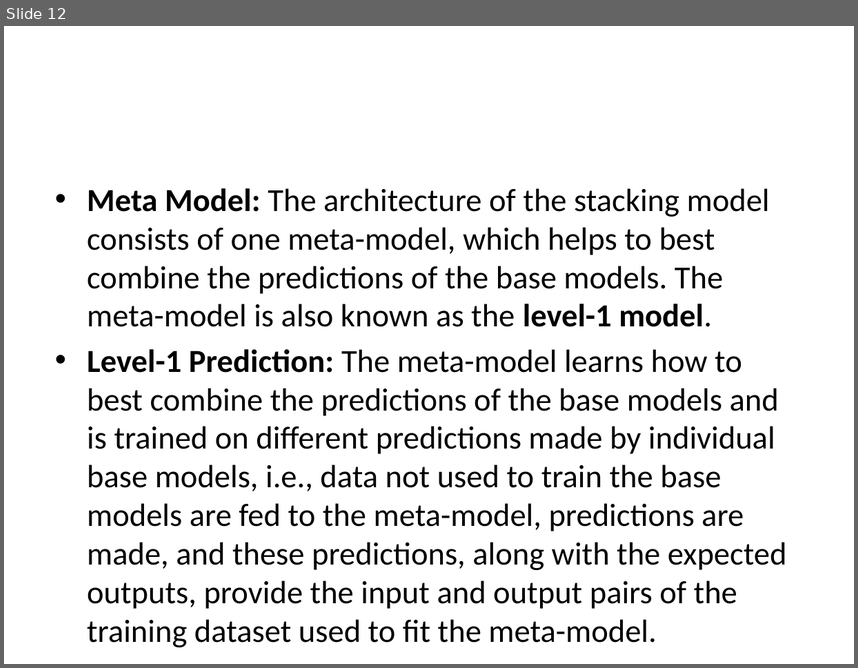
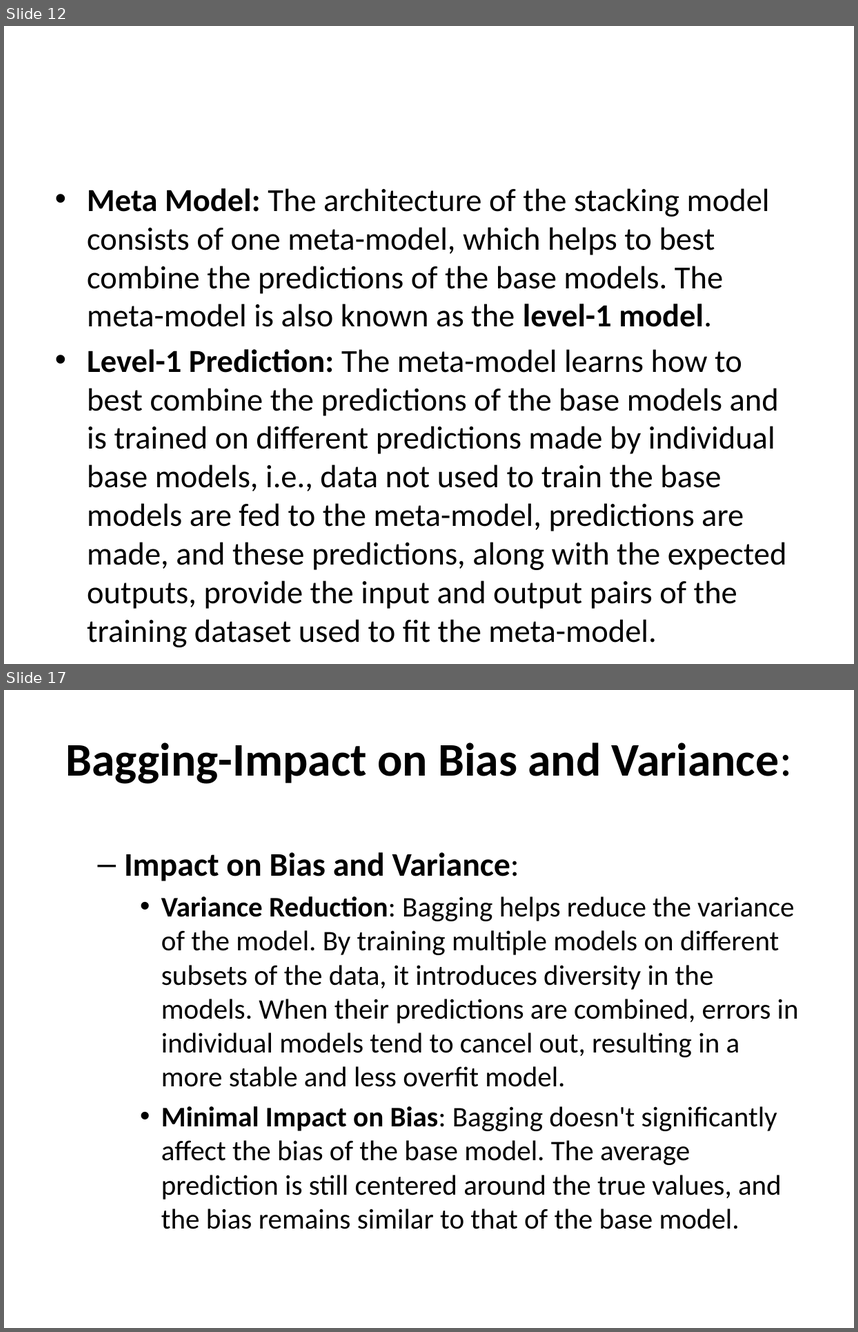
Before and after one commit to devipriyak/Machine-Learning-AI_ML-21-BAtch-V-sem, a slide deck: Ensemble Learning.pptx. Shown one above the other, each under a label of ours: slide 12 before the commit, slides 12 and 17 after it; the slides between them are not shown. The pictures are 858x668 and 858x1332 pixels, drawn with LibreOffice and Linux fonts; fonts in the diff are those of the drawing. Boxes give left, top, right and bottom in pixels: in the first picture for what was removed or moved away, otherwise in the second. Text is boxed around its words. In the diff, an @@ line names an element or a change of style, - is before the commit and + after.

```diff
--- a/Ensemble Learning.pptx
+++ b/Ensemble Learning.pptx
@@ slide 17 added at box(4, 690, 854, 1328), background #FFFFFF @@
@@ title added at box(65, 742, 793, 784), 39.6 pt, text #000000, bold @@
+  Bagging-Impact on Bias and Variance:
@@ text added at box(124, 852, 799, 1229), 24 pt, text #000000 @@
+  – Impact on Bias and Variance:
+    • Variance Reduction: Bagging helps reduce the variance of the model. By training multiple models on different subsets of the data, it introduces diversity in the models. When their predictions are combined, errors in individual models tend to cancel out, resulting in a more stable and less overfit model.
+    • Minimal Impact on Bias: Bagging doesn't significantly affect the bias of the base model. The average prediction is still centered around the true values, and the bias remains similar to that of the base model.
```
Also in this commit, not shown: 1 slide changed, 8 other slides added, 1 slide removed.
